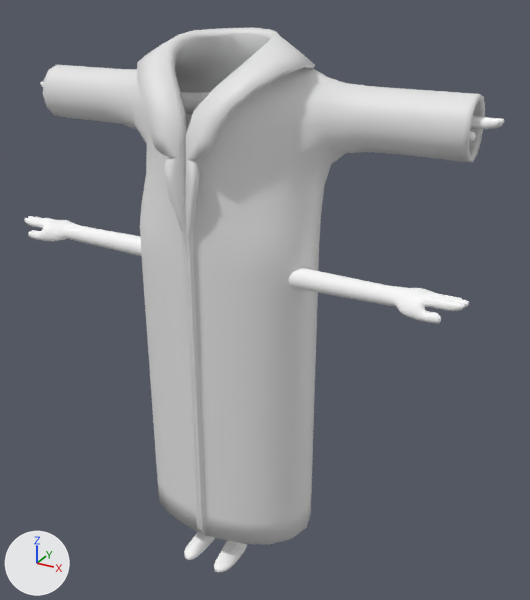
A saved change to the FBX model Assets/#Project/Models/Kids.fbx.
Rendered twice from a 50 mm camera at (1.19, -1.84, 1.94) aimed at (0.12, 0.1, 0.97). The axes (+X, +Y, +Z) are drawn at lower left. The lights are the same throughout. Where no turn or scale is listed for an object, it has been applied to the vertices.

The first picture shows 'Body.001', 'Cylinder'.
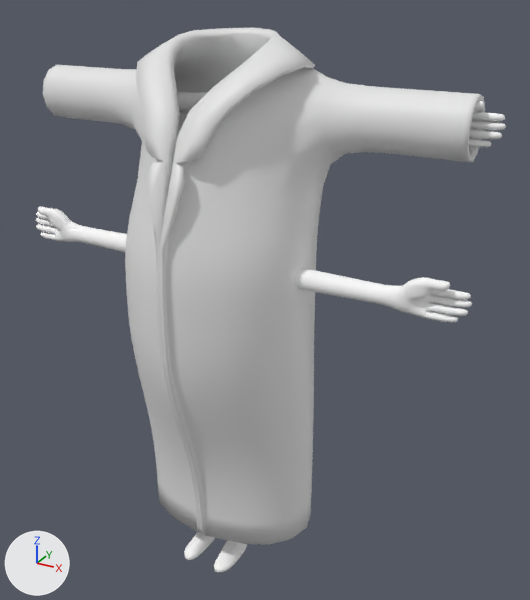
Where the change shows, as pixel boxes [x1, y1, x2, y2] in the pictures (530 x 600 px; the box of a moved part takes in the faces that stretch with it):
```json
{"object": "Body.001", "change": "reshaped", "before": [24, 82, 504, 572], "after": [36, 91, 506, 572]}
{"object": "Plane.003", "change": "added", "after": [135, 205, 138, 215]}
{"part": 1, "of": "me_cylinder_001", "change": "moved or reshaped", "before": [126, 62, 331, 506], "after": [125, 63, 331, 506]}
{"part": 2, "of": "me_mesh", "change": "moved or reshaped", "before": [375, 284, 469, 324], "after": [375, 277, 472, 322]}
{"part": 3, "of": "me_mesh", "change": "moved or reshaped", "before": [24, 216, 85, 242], "after": [36, 206, 85, 242]}
{"part": 4, "of": "me_mesh", "change": "moved or reshaped", "before": [469, 116, 504, 142], "after": [469, 101, 506, 147]}
```

Edits to the scene script, one JSON object a line:
```json
{"block": "me_cylinder_001", "where": "# used by ob_cylinder; location = (0.0, 0.0, 0.0)"}
{"op": "remove", "block": "me_cylinder_001", "code": "me_cylinder_001.from_pydata(...)  # 1642 vertices, 1644 faces; spans x -0.73..0.73, y -0.18..0.3, z 0.13..1.8"}
{"op": "add", "block": "me_cylinder_001", "code": "me_cylinder_001.from_pydata(...)  # 1642 vertices, 1644 faces; spans x -0.73..0.73, y -0.3..0.3, z 0.13..1.8"}
{"block": "me_cylinder_001", "change": "me_cylinder_001 part 1: 754 of 1642 vertices moved; they spanned x -0.34..0.34, y -0.18..0.18, z 0.32..1.67 and now span x -0.34..0.34, y -0.3..0.17, z 0.32..1.67; mean shift (0.0, -0.07, 0.0); largest move (0.0, -0.13, 1.02) -> (0.0, -0.28, 1.02)"}
{"block": "me_mesh", "where": "# used by ob_body_001; location = (0.0, 0.157, 0.456)"}
{"op": "remove", "block": "me_mesh", "code": "me_mesh.from_pydata(...)  # 24646 vertices, 24576 faces; spans x -0.8..0.8, y -0.31..0.12, z -0.46..1.16"}
{"op": "add", "block": "me_mesh", "code": "me_mesh.from_pydata(...)  # 24646 vertices, 24576 faces; spans x -0.8..0.8, y -0.31..0.12, z -0.46..1.19"}
{"block": "me_mesh", "change": "me_mesh part 2: 255 vertices moved within x 0.57..0.79, y -0.18..-0.12, z 0.64..0.7; 2523 vertices removed from x 0.56..0.8, y -0.23..-0.11, z 0.64..0.7; 2523 vertices added at x 0.55..0.8, y -0.18..-0.12, z 0.62..0.74"}
{"block": "me_mesh", "change": "me_mesh part 3: 253 vertices moved within x -0.79..-0.57, y -0.18..-0.12, z 0.64..0.7; 2523 vertices removed from x -0.8..-0.56, y -0.23..-0.11, z 0.64..0.7; 2523 vertices added at x -0.8..-0.55, y -0.18..-0.12, z 0.62..0.74"}
{"block": "me_mesh", "change": "me_mesh part 4: 273 vertices moved within x 0.55..0.79, y -0.03..0.03, z 1.09..1.15; 2481 vertices removed from x 0.55..0.8, y -0.07..0.05, z 1.09..1.15; 2481 vertices added at x 0.55..0.8, y -0.03..0.03, z 1.07..1.19"}
{"op": "add", "block": "me_plane_007", "code": ["me_plane_007 = bpy.data.meshes.new('Plane.007')", "me_plane_007.from_pydata(...)  # 154 vertices, 152 faces; spans x -0.062..0.0652, y -0.0469..0.0541, z -0.0512..0.0935"]}
{"op": "add", "block": "ob_plane_003", "code": ["ob_plane_003 = bpy.data.objects.new('Plane.003', me_plane_007)", "ob_plane_003.location = (-0.107, -0.2, 1.233)", "ob_plane_003.rotation_euler = (2.875, -0.0864, 0.0118)  # degrees (165, -5, 0.7)", "ob_plane_003.scale = (-1.09, -1.09, -1.09)"]}
```
